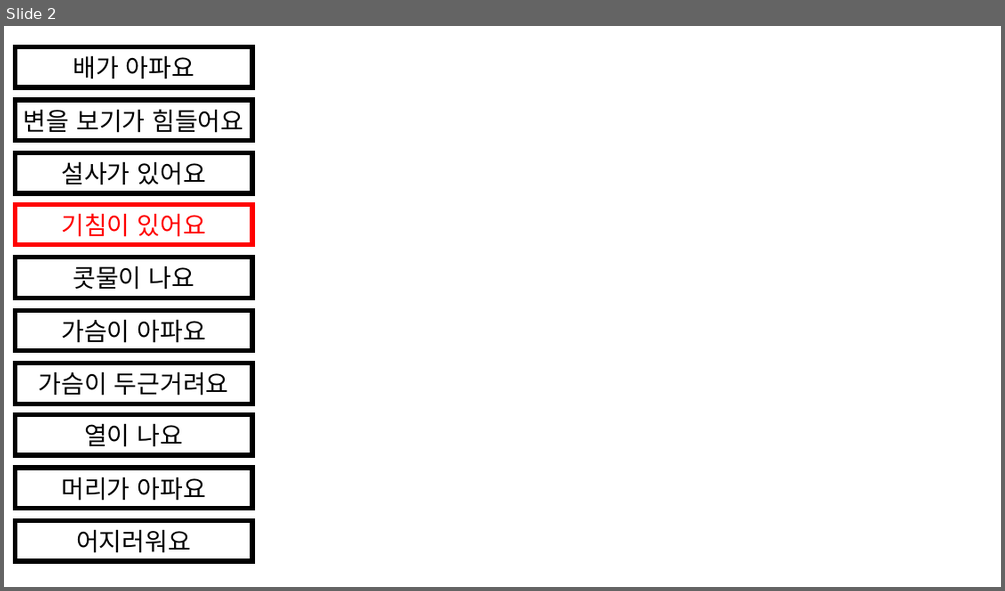
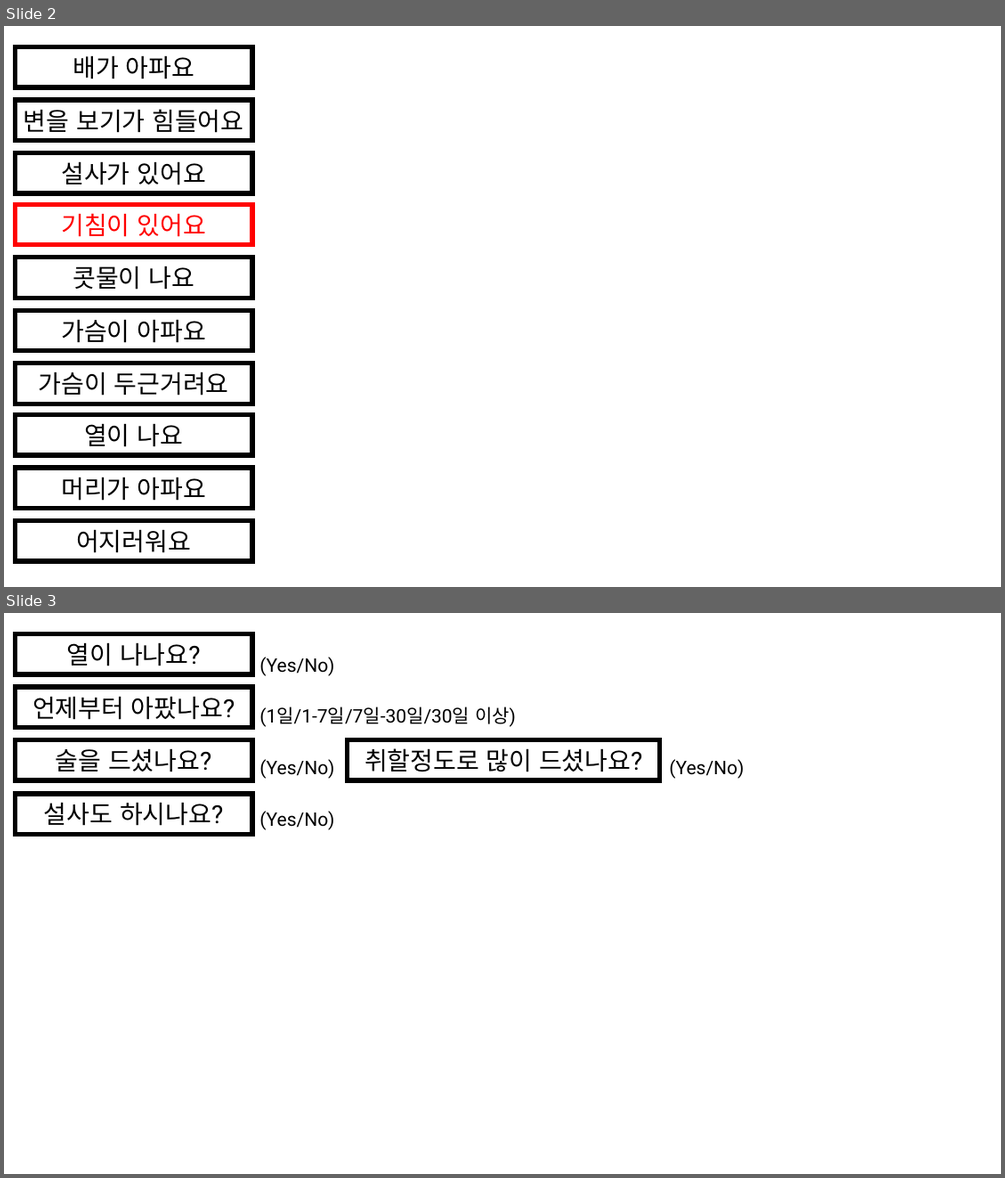
Before and after one commit to storyable/healthhackathon2019, a slide deck: 20190923 [강태영] 트리 첫단 구상 PPT.pptx. Shown one above the other, each under a label of ours: slide 2 before the commit, slides 2 and 3 after it. The pictures are 1005x591 and 1005x1178 pixels, drawn with LibreOffice and Linux fonts; fonts in the diff are those of the drawing. Boxes give left, top, right and bottom in pixels: in the first picture for what was removed or moved away, otherwise in the second. Text is boxed around its words. In the diff, an @@ line names an element or a change of style, - is before the commit and + after.

```diff
--- a/20190923 [강태영] 트리 첫단 구상 PPT.pptx
+++ b/20190923 [강태영] 트리 첫단 구상 PPT.pptx
@@ slide 3 added at box(4, 613, 1001, 1174), background #FFFFFF @@
@@ rectangle added at box(16, 634, 253, 674), outline #000000 4.5 pt, 24 pt, text #000000 @@
+열이 나나요?
@@ text added at box(259, 657, 334, 676), 18 pt, text #000000 @@
+(Yes/No)
@@ rectangle added at box(16, 687, 253, 728), outline #000000 4.5 pt, 24 pt, text #000000 @@
+언제부터 아팠나요?
@@ text added at box(259, 706, 516, 727), 18 pt, text #000000 @@
+(1일/1-7일/7일-30일/30일 이상)
@@ rectangle added at box(16, 740, 253, 780), outline #000000 4.5 pt, 24 pt, text #000000 @@
+술을 드셨나요?
@@ rectangle added at box(348, 740, 660, 780), outline #000000 4.5 pt, 24 pt, text #000000 @@
+취할정도로 많이 드셨나요?
@@ text added at box(259, 759, 334, 779), 18 pt, text #000000 @@
+(Yes/No)
@@ text added at box(669, 759, 744, 779), 18 pt, text #000000 @@
+(Yes/No)
@@ rectangle added at box(16, 794, 253, 835), outline #000000 4.5 pt, 24 pt, text #000000 @@
+설사도 하시나요?
@@ text added at box(259, 811, 334, 830), 18 pt, text #000000 @@
+(Yes/No)
```
Also in this commit, not shown: 2 other files.
